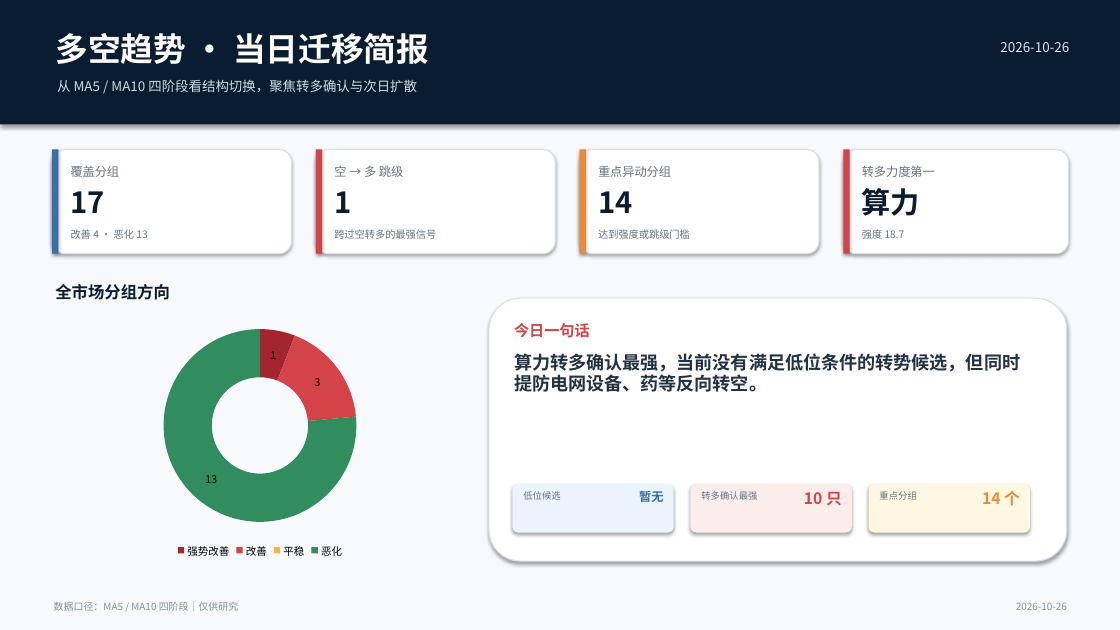
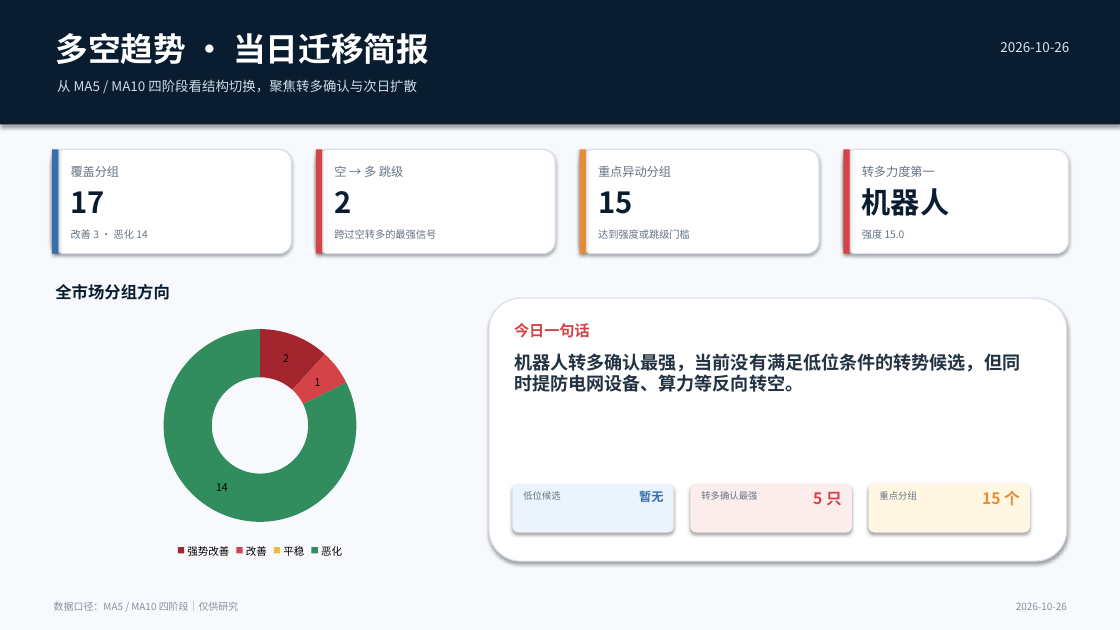
Before and after one commit to nancybhc/a-share-blast-lab, a slide deck: slide 1 of assets/多空阶段简报_2026-10-26.pptx. Drawn at 1120x630 pixels with LibreOffice and Linux fonts; fonts in the diff are those of the drawing. Boxes give left, top, right and bottom in pixels: in the first picture for what was removed or moved away, otherwise in the second. Text is boxed around its words. In the diff, an @@ line names an element or a change of style, - is before the commit and + after.

```diff
--- a/assets/多空阶段简报_2026-10-26.pptx
+++ b/assets/多空阶段简报_2026-10-26.pptx
@@ text at [334, 191, 351, 213]: text changed @@
-1
+2
@@ text at [598, 191, 632, 214]: text changed @@
-14
+15
@@ text at [862, 188, 949, 216]: text changed @@
-算力
+机器人
@@ text at [71, 229, 147, 239]: text changed @@
-改善 4 · 恶化 13
+改善 3 · 恶化 14
@@ text at [862, 229, 905, 239]: text changed @@
-强度 18.7
+强度 15.0
@@ doughnut chart at [60, 318, 460, 561] @@
@@ Series 1, 强势改善: 1 to 2 @@
@@ Series 1, 改善: 3 to 1 @@
@@ Series 1, 恶化: 13 to 14 @@
@@ text at [514, 353, 1020, 392]: text changed @@
-算力转多确认最强，当前没有满足低位条件的转势候选，但同时提防电网设备、药等反向转空。
+机器人转多确认最强，当前没有满足低位条件的转势候选，但同时提防电网设备、算力等反向转空。
@@ text at [813, 492, 842, 505]: text changed @@
-10 只
+5 只
@@ text at [982, 491, 1020, 506]: text changed @@
-14 个
+15 个
```
Also in this commit, not shown: 3 other slides changed, 40 other files.
